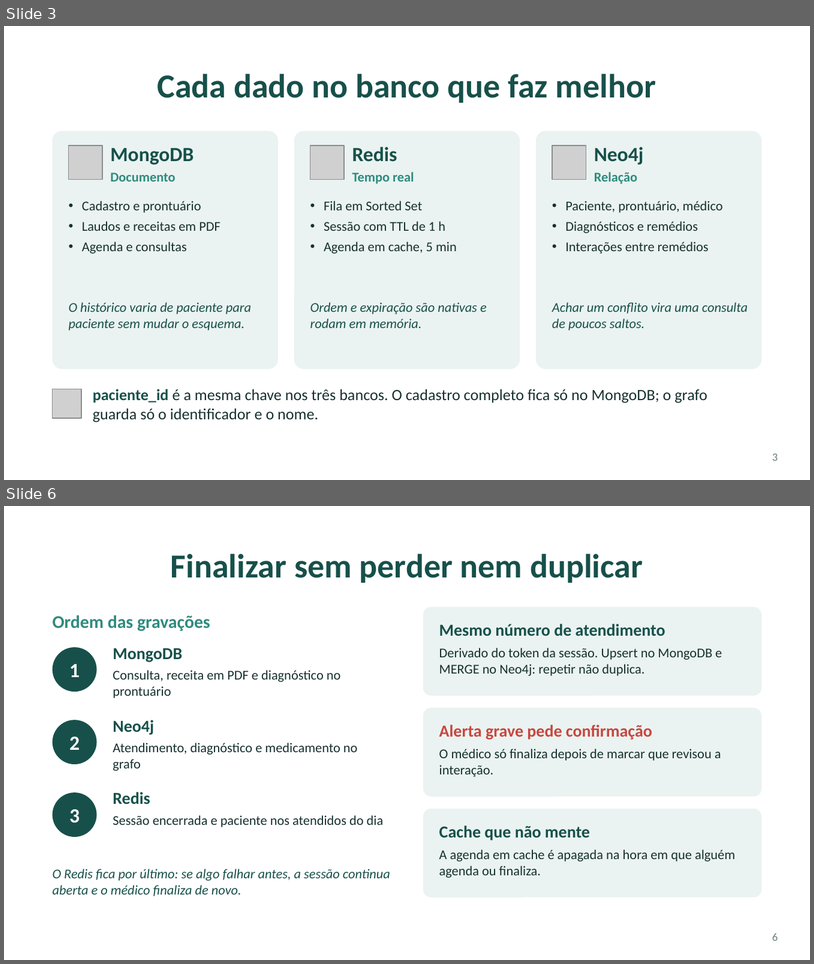
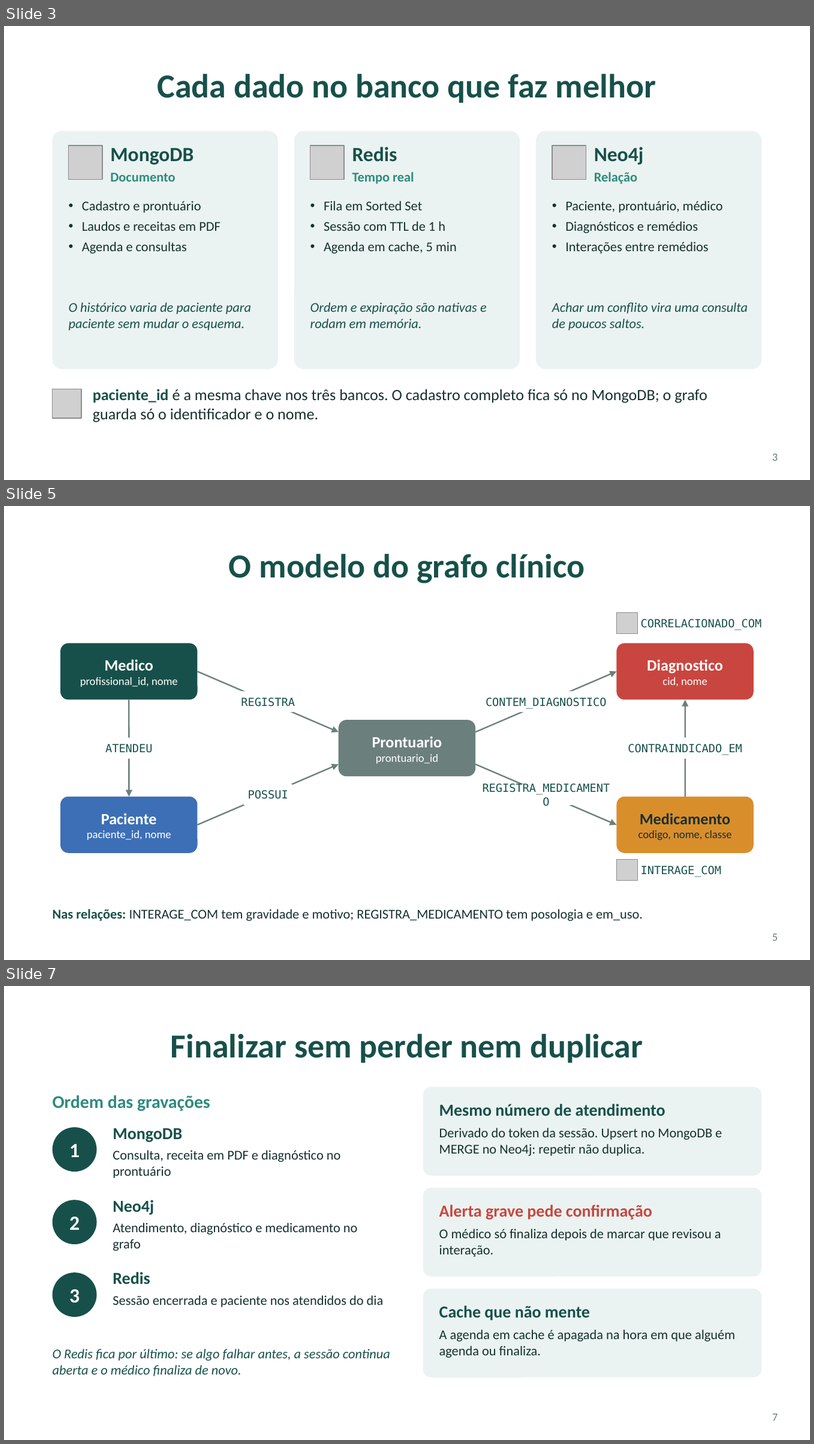
Before and after one commit to rebekadenovo/projeto_telemedicina, a slide deck: apresentacao/codecare-apresentacao.pptx. Shown one above the other, each under a label of ours: slides 3 and 6 before the commit, slides 3, 5 and 7 after it; the slides between them are not shown. The pictures are 814x964 and 814x1444 pixels, drawn with LibreOffice and Linux fonts; fonts in the diff are those of the drawing; grey boxes stand for pictures. Boxes give left, top, right and bottom in pixels: in the first picture for what was removed or moved away, otherwise in the second. Text is boxed around its words. In the diff, an @@ line names an element or a change of style, - is before the commit and + after.

Commit message:
Adiciona os esquemas de dados aos slides
Dois slides novos com o esquema real dos tres bancos: o documento do
paciente e as colecoes do MongoDB, as quatro chaves do Redis com tipo e
TTL, e o modelo do grafo com os cinco tipos de no e as oito relacoes.
O slide do ciclo saiu para manter o limite de oito slides.

```diff
--- a/apresentacao/codecare-apresentacao.pptx
+++ b/apresentacao/codecare-apresentacao.pptx
@@ slide 5 added at (4, 506, 810, 960), background #FFFFFF @@
@@ title added at (229, 553, 585, 583), 30 pt, text #17504A, bold @@
+O modelo do grafo clínico
@@ picture added at (617, 612, 638, 633) @@
@@ text added at (641, 619, 762, 630), 10 pt, text #17504A @@
+CORRELACIONADO_COM
@@ rounded rectangle added at (60, 643, 198, 700), fill #17504A @@
@@ rounded rectangle added at (617, 643, 754, 700), fill #C8463F @@
@@ text added at (80, 659, 178, 687), 10 pt, text #FFFFFF @@
+Medico
+profissional_id, nome
@@ text added at (647, 659, 723, 686), 14 pt, text #FFFFFF, bold @@
+Diagnostico
+cid, nome
@@ arrow added from (198, 672) to (339, 732), #6B7F7C 1.25 pt @@
@@ arrow added from (476, 732) to (617, 672), #6B7F7C 1.25 pt @@
@@ arrow added from (129, 700) to (129, 796), #6B7F7C 1.25 pt @@
@@ text added at (241, 697, 295, 706), 10 pt, text #17504A @@
+REGISTRA
@@ text added at (486, 697, 607, 709), 10 pt, text #17504A @@
+CONTEM_DIAGNOSTICO
@@ arrow added from (686, 796) to (686, 700), #6B7F7C 1.25 pt @@
@@ rounded rectangle added at (339, 720, 476, 776), fill #6B7F7C @@
@@ text added at (372, 736, 443, 763), 10 pt, text #FFFFFF @@
+Prontuario
+prontuario_id
@@ text added at (105, 744, 152, 753), 10 pt, text #17504A @@
+ATENDEU
@@ text added at (628, 744, 742, 755), 10 pt, text #17504A @@
+CONTRAINDICADO_EM
@@ arrow added from (198, 825) to (339, 764), #6B7F7C 1.25 pt @@
@@ arrow added from (476, 764) to (617, 825), #6B7F7C 1.25 pt @@
@@ text added at (248, 790, 288, 799), 10 pt, text #17504A @@
+POSSUI
@@ text added at (483, 783, 611, 795), 10 pt, text #17504A @@
+REGISTRA_MEDICAMENTO
@@ rounded rectangle added at (60, 796, 198, 853), fill #3D6FB6 @@
@@ rounded rectangle added at (617, 796, 754, 853), fill #D98E2C @@
@@ text added at (639, 813, 732, 840), 10 pt, text #16302D @@
+Medicamento
+codigo, nome, classe
@@ text added at (87, 830, 171, 840), 10 pt, text #FFFFFF @@
+Paciente
+paciente_id, nome
@@ picture added at (617, 859, 638, 880) @@
@@ text added at (641, 865, 722, 877), 10 pt, text #17504A @@
+INTERAGE_COM
@@ text added at (53, 909, 643, 921), 12 pt, text #16302D @@
+Nas relações: INTERAGE_COM tem gravidade e motivo; REGISTRA_MEDICAMENTO tem posologia e em_uso.
@@ page number added at (773, 933, 778, 940), 10 pt, text #6B7F7C @@
+5
@@ what was slide 6 is now slide 7 @@
@@ page number at (773, 1413, 778, 1420): text changed @@
-6
+7
```
Also in this commit, not shown: 1 other slide added, 1 slide removed, 1 other file.
